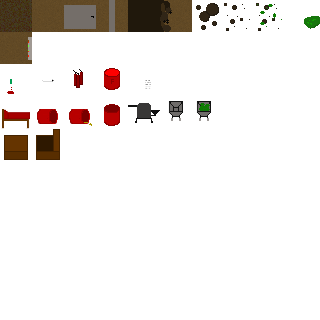
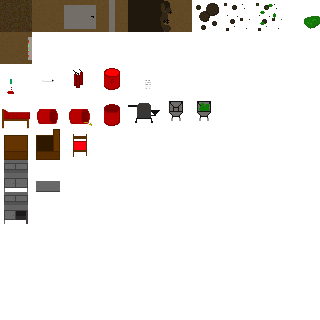
The second 320px x 320px image is a revision of the first. Changes to its layers:
painted on "Background" over [left=4, top=134, right=87, bottom=224]
